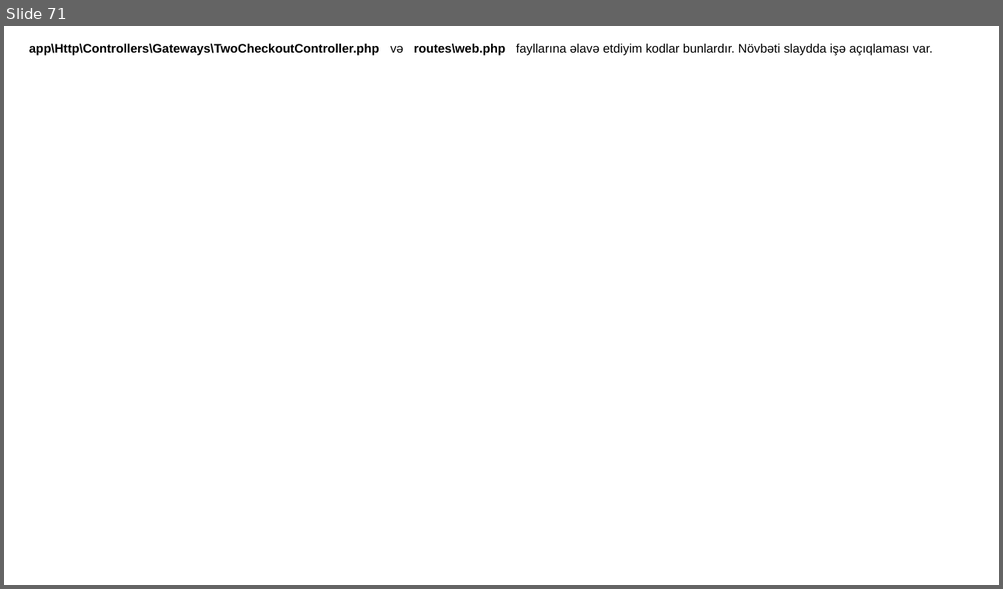
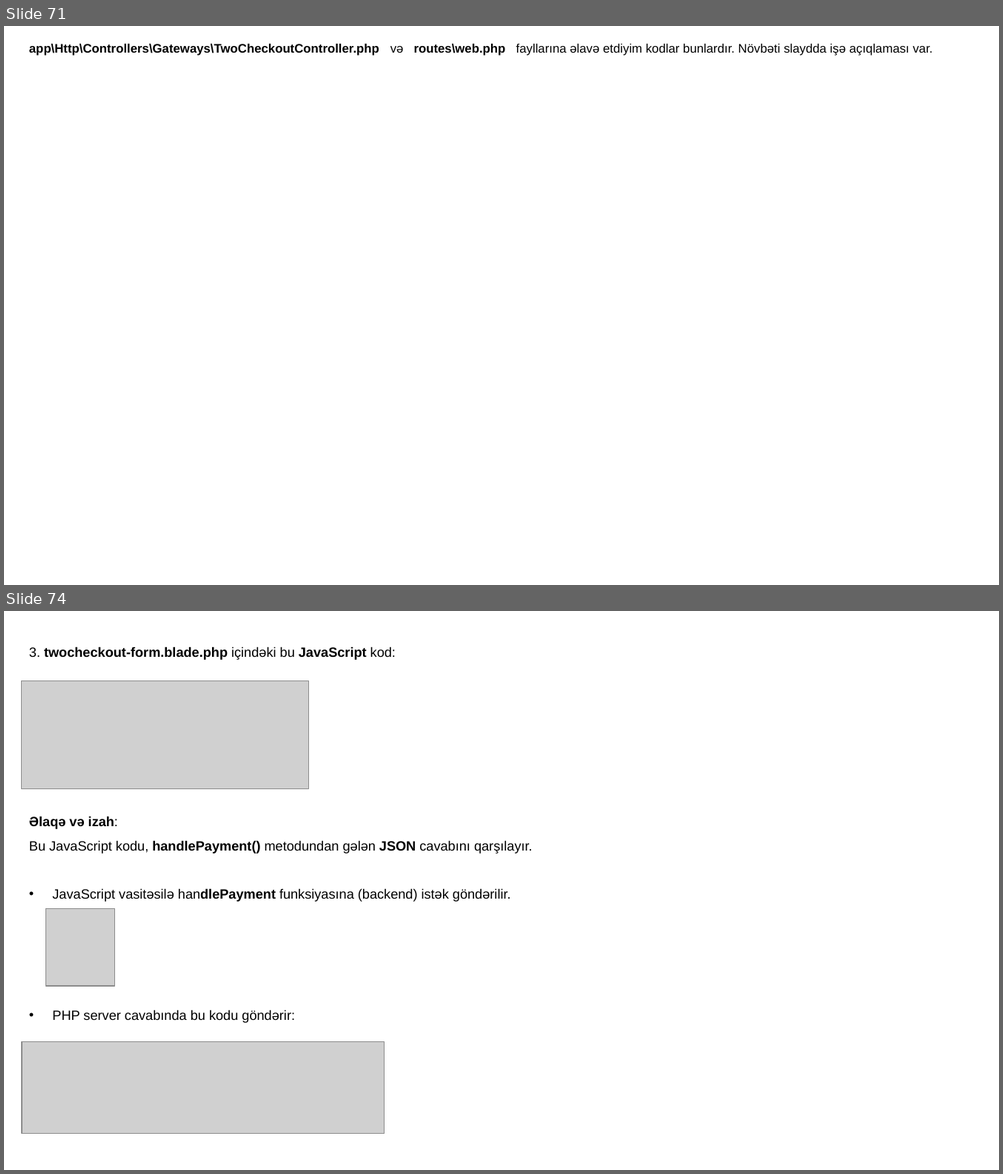
Before and after one commit to codeurient/Vendor-E-commerce, a slide deck: .lessons/44 2Checkout/1.pptx. Shown one above the other, each under a label of ours: slide 71 before the commit, slides 71 and 74 after it; the slides between them are not shown. The pictures are 1003x589 and 1003x1174 pixels, drawn with LibreOffice and Linux fonts; fonts in the diff are those of the drawing; grey boxes stand for pictures; background and template pictures are left out. Boxes give left, top, right and bottom in pixels: in the first picture for what was removed or moved away, otherwise in the second. Text is boxed around its words. In the diff, an @@ line names an element or a change of style, - is before the commit and + after.

```diff
--- a/.lessons/44 2Checkout/1.pptx
+++ b/.lessons/44 2Checkout/1.pptx
@@ slide 74 added at bbox=[4, 611, 999, 1170], background #FFFFFF @@
@@ text added at bbox=[29, 647, 532, 1023], 13 pt, text #000000 @@
+3. twocheckout-form.blade.php içindəki bu JavaScript kod:
+Əlaqə və izah:
+Bu JavaScript kodu, handlePayment() metodundan gələn JSON cavabını qarşılayır.
+• JavaScript vasitəsilə handlePayment funksiyasına (backend) istək göndərilir.
+• PHP server cavabında bu kodu göndərir:
@@ picture added at bbox=[22, 681, 308, 789] @@
@@ picture added at bbox=[45, 908, 114, 986] @@
@@ picture added at bbox=[22, 1042, 384, 1134] @@
```
Also in this commit, not shown: 3 other slides added, 2 slides removed.
